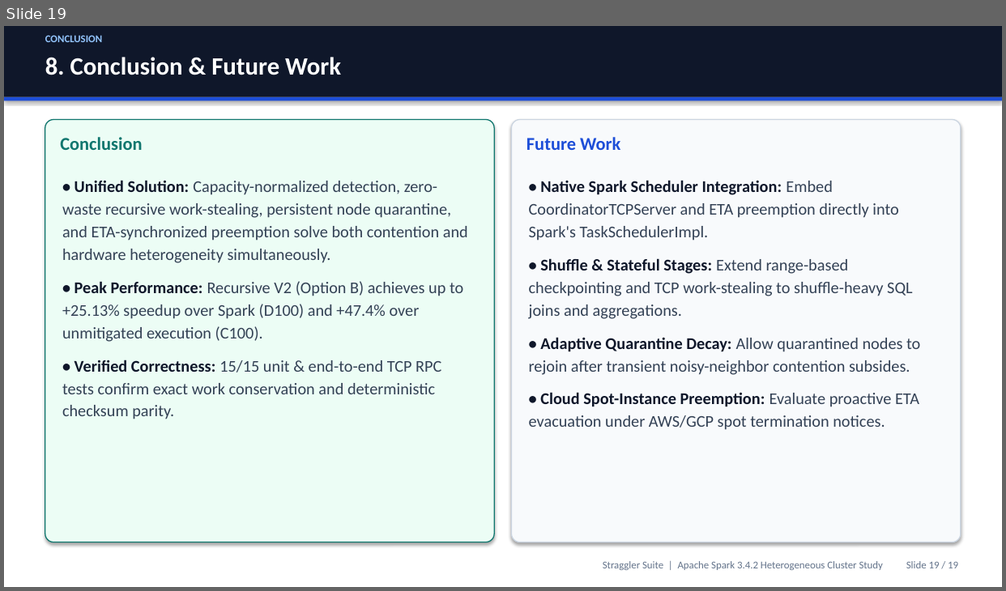
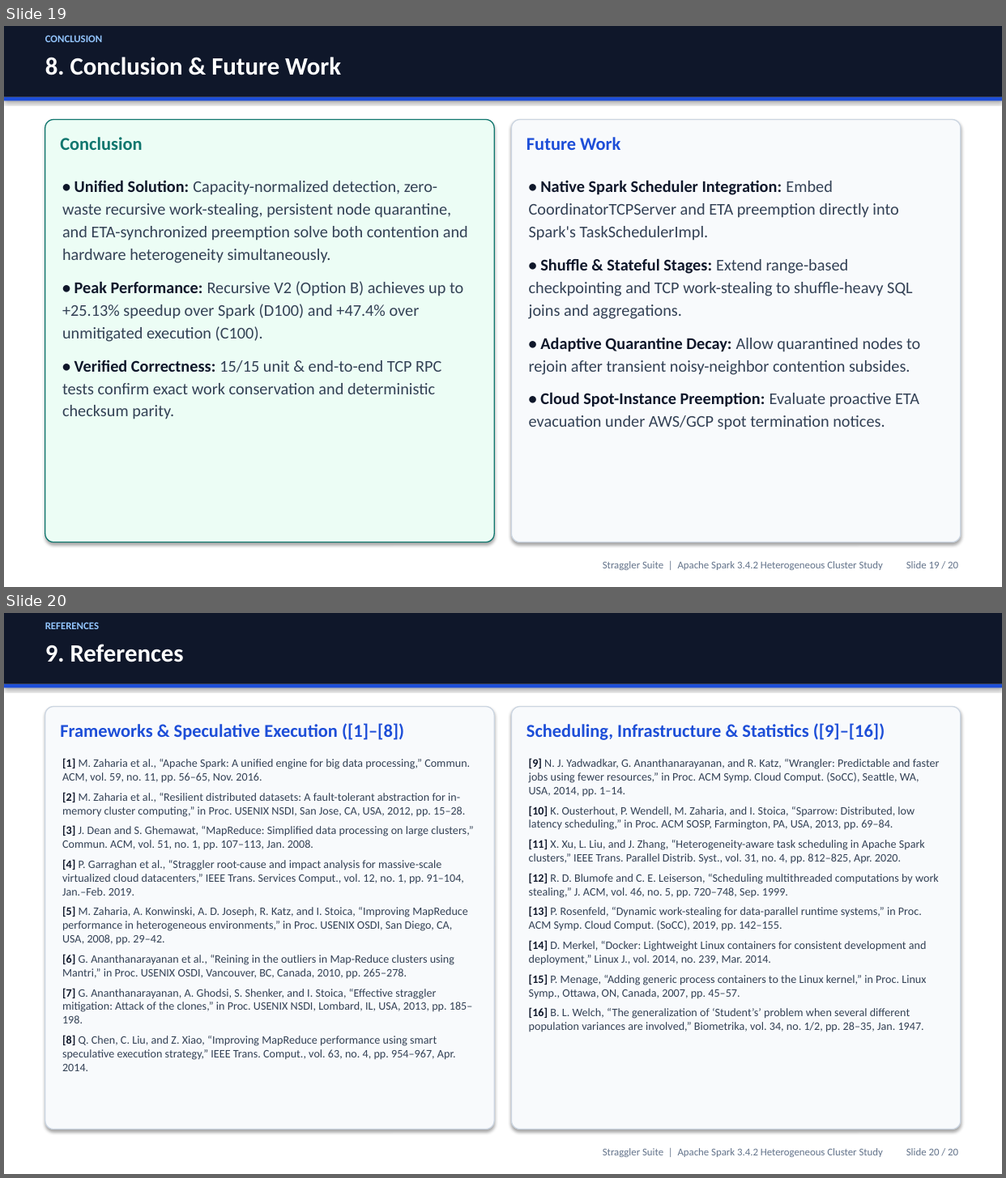
Before and after one commit to Gokulchinna/straggler-suite, a slide deck: Straggler_Suite_Presentation.pptx. Shown one above the other, each under a label of ours: slide 19 before the commit, slides 19 and 20 after it. The pictures are 1006x591 and 1006x1178 pixels, drawn with LibreOffice and Linux fonts; fonts in the diff are those of the drawing. Boxes give left, top, right and bottom in pixels: in the first picture for what was removed or moved away, otherwise in the second. Text is boxed around its words. In the diff, an @@ line names an element or a change of style, - is before the commit and + after.

Commit message:
removed old heterogenity.py files and added references in ppt

```diff
--- a/Straggler_Suite_Presentation.pptx
+++ b/Straggler_Suite_Presentation.pptx
@@ slide 20 added at (x1=4, y1=613, x2=1002, y2=1174), background #FFFFFF @@
@@ rectangle added at (x1=4, y1=613, x2=1002, y2=684), fill #0F172A @@
@@ text added at (x1=45, y1=622, x2=99, y2=629), 10 pt, text #93C5FD, bold @@
+REFERENCES
@@ text added at (x1=45, y1=644, x2=184, y2=662), 24 pt, text #FFFFFF, bold @@
+9. References
@@ rectangle added at (x1=4, y1=684, x2=1002, y2=688), fill #1D4ED8 @@
@@ rounded rectangle added at (x1=45, y1=707, x2=494, y2=1130), fill #F8FAFC, outline #CBD5E1 1 pt @@
@@ rounded rectangle added at (x1=512, y1=707, x2=961, y2=1130), fill #F8FAFC, outline #CBD5E1 1 pt @@
@@ text added at (x1=60, y1=723, x2=404, y2=740), 17.5 pt, text #1D4ED8, bold @@
+Frameworks & Speculative Execution ([1]–[8])
@@ text added at (x1=526, y1=723, x2=884, y2=740), 17.5 pt, text #1D4ED8, bold @@
+Scheduling, Infrastructure & Statistics ([9]–[16])
@@ text added at (x1=62, y1=758, x2=473, y2=1071), 11 pt, text #334155 @@
+[1] M. Zaharia et al., “Apache Spark: A unified engine for big data processing,” Commun. ACM, vol. 59, no. 11, pp. 56–65, Nov. 2016.
+[2] M. Zaharia et al., “Resilient distributed datasets: A fault-tolerant abstraction for in-memory cluster computing,” in Proc. USENIX NSDI, San Jose, CA, USA, 2012, pp. 15–28.
+[3] J. Dean and S. Ghemawat, “MapReduce: Simplified data processing on large clusters,” Commun. ACM, vol. 51, no. 1, pp. 107–113, Jan. 2008.
+[4] P. Garraghan et al., “Straggler root-cause and impact analysis for massive-scale virtualized cloud datacenters,” IEEE Trans. Services Comput., vol. 12, no. 1, pp. 91–104, Jan.–Feb. 2019.
+[5] M. Zaharia, A. Konwinski, A. D. Joseph, R. Katz, and I. Stoica, “Improving MapReduce performance in heterogeneous environments,” in Proc. USENIX OSDI, San Diego, CA, USA, 2008, pp. 29–42.
+[6] G. Ananthanarayanan et al., “Reining in the outliers in Map-Reduce clusters using Mantri,” in Proc. USENIX OSDI, Vancouver, BC, Canada, 2010, pp. 265–278.
+[7] G. Ananthanarayanan, A. Ghodsi, S. Shenker, and I. Stoica, “Effective straggler mitigation: Attack of the clones,” in Proc. USENIX NSDI, Lombard, IL, USA, 2013, pp. 185–198.
+[8] Q. Chen, C. Liu, and Z. Xiao, “Improving MapReduce performance using smart speculative execution strategy,” IEEE Trans. Comput., vol. 63, no. 4, pp. 954–967, Apr. 2014.
@@ text added at (x1=529, y1=758, x2=940, y2=1033), 11 pt, text #334155 @@
+[9] N. J. Yadwadkar, G. Ananthanarayanan, and R. Katz, “Wrangler: Predictable and faster jobs using fewer resources,” in Proc. ACM Symp. Cloud Comput. (SoCC), Seattle, WA, USA, 2014, pp. 1–14.
+[10] K. Ousterhout, P. Wendell, M. Zaharia, and I. Stoica, “Sparrow: Distributed, low latency scheduling,” in Proc. ACM SOSP, Farmington, PA, USA, 2013, pp. 69–84.
+[11] X. Xu, L. Liu, and J. Zhang, “Heterogeneity-aware task scheduling in Apache Spark clusters,” IEEE Trans. Parallel Distrib. Syst., vol. 31, no. 4, pp. 812–825, Apr. 2020.
+[12] R. D. Blumofe and C. E. Leiserson, “Scheduling multithreaded computations by work stealing,” J. ACM, vol. 46, no. 5, pp. 720–748, Sep. 1999.
+[13] P. Rosenfeld, “Dynamic work-stealing for data-parallel runtime systems,” in Proc. ACM Symp. Cloud Comput. (SoCC), 2019, pp. 142–155.
+[14] D. Merkel, “Docker: Lightweight Linux containers for consistent development and deployment,” Linux J., vol. 2014, no. 239, Mar. 2014.
+[15] P. Menage, “Adding generic process containers to the Linux kernel,” in Proc. Linux Symp., Ottawa, ON, Canada, 2007, pp. 45–57.
+[16] B. L. Welch, “The generalization of ‘Student’s’ problem when several different population variances are involved,” Biometrika, vol. 34, no. 1/2, pp. 28–35, Jan. 1947.
@@ text added at (x1=603, y1=1148, x2=958, y2=1157), 10 pt, text #64748B @@
+Straggler Suite | Apache Spark 3.4.2 Heterogeneous Cluster Study Slide 20 / 20
@@ slide 19 changed as well @@
@@ text at (x1=603, y1=561, x2=958, y2=570): text changed @@
-Straggler Suite | Apache Spark 3.4.2 Heterogeneous Cluster Study Slide 19 / 19
+Straggler Suite | Apache Spark 3.4.2 Heterogeneous Cluster Study Slide 19 / 20
```
Also in this commit, not shown: 17 other slides changed, 1 other file.
